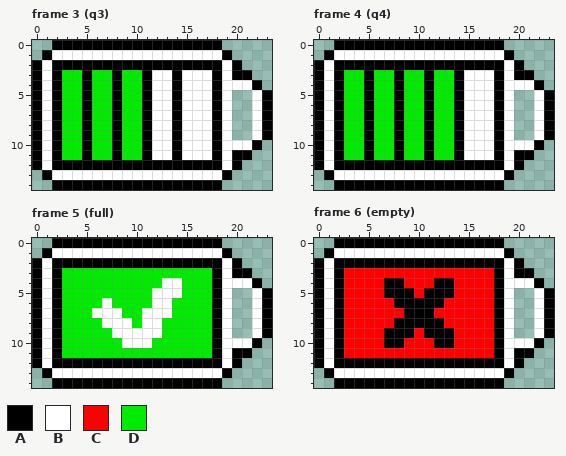
Pixel-art file, stored at Battery.aseprite. Above, as it was before the edit.
24x15 pixels, 6 frames. Shown: frame 3 (q3), frame 4 (q4), frame 5 (full), frame 6 (empty). The commit also changed other frames, which this record leaves out.
Palette (. is transparent): A #000000  B #ffffff  C #ff0000  D #00eb00
New version:
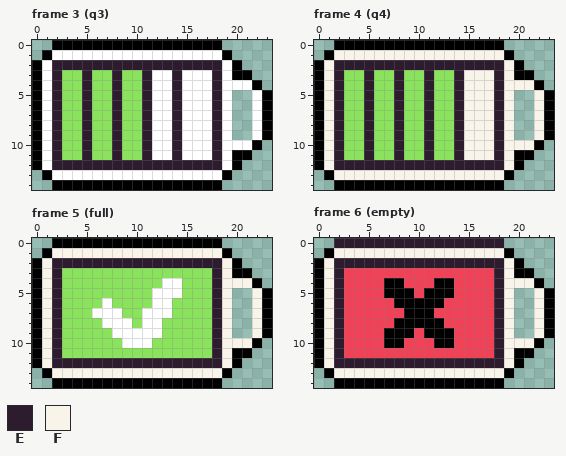
Colours new in this view: E #2d1b2e  F #f9f4ea
Changes in this commit:
colour C: #ff0000 -> #f04156
colour D: #00eb00 -> #8ae25d
Changed rows in their new state; - is a pixel that keeps its letter.
Frame 3 (q3):
first column x 2:
 2 EEEEEEEEEEEEEEEEE
 3 E--E--E--E--E---E
 4 E--E--E--E--E---E
 5 E--E--E--E--E---E
 6 E--E--E--E--E---E
 7 E--E--E--E--E---E
 8 E--E--E--E--E---E
 9 E--E--E--E--E---E
10 E--E--E--E--E---E
11 E--E--E--E--E---E
12 EEEEEEEEEEEEEEEEE
Frame 4 (q4):
first column x 1:
 1 -FFFFFFFFFFFFFFFFF----
 2 FEEEEEEEEEEEEEEEEEF---
 3 FE--E--E--E--EFFFEF---
 4 FE--E--E--E--EFFFEFFF-
 5 FE--E--E--E--EFFFEF--F
 6 FE--E--E--E--EFFFEF--F
 7 FE--E--E--E--EFFFEF--F
 8 FE--E--E--E--EFFFEF--F
 9 FE--E--E--E--EFFFEF--F
10 FE--E--E--E--EFFFEFFF-
11 FE--E--E--E--EFFFEF---
12 FEEEEEEEEEEEEEEEEEF---
13 -FFFFFFFFFFFFFFFFF----
Frame 5 (full):
first column x 1:
 1 -FFFFFFFFFFFFFFFFF----
 2 FEEEEEEEEEEEEEEEEEF---
 3 FE---------------EF---
 4 FE---------------EFFF-
 5 FE---------------EF--F
 6 FE---------------EF--F
 7 FE---------------EF--F
 8 FE---------------EF--F
 9 FE---------------EF--F
10 FE---------------EFFF-
11 FE---------------EF---
12 FEEEEEEEEEEEEEEEEEF---
13 -FFFFFFFFFFFFFFFFF----
Frame 6 (empty):
first column x 1:
 0 -EEEEEEEEEEEEEEEEE----
 1 -FFFFFFFFFFFFFFFFF----
 2 FEEEEEEEEEEEEEEEEEF---
 3 FE---------------EF---
 4 FE---------------EFFF-
 5 FE---------------EF--F
 6 FE---------------EF--F
 7 FE---------------EF--F
 8 FE---------------EF--F
 9 FE---------------EF--F
10 FE---------------EFFF-
11 FE---------------EF---
12 FEEEEEEEEEEEEEEEEEF---
13 -FFFFFFFFFFFFFFFFF----
